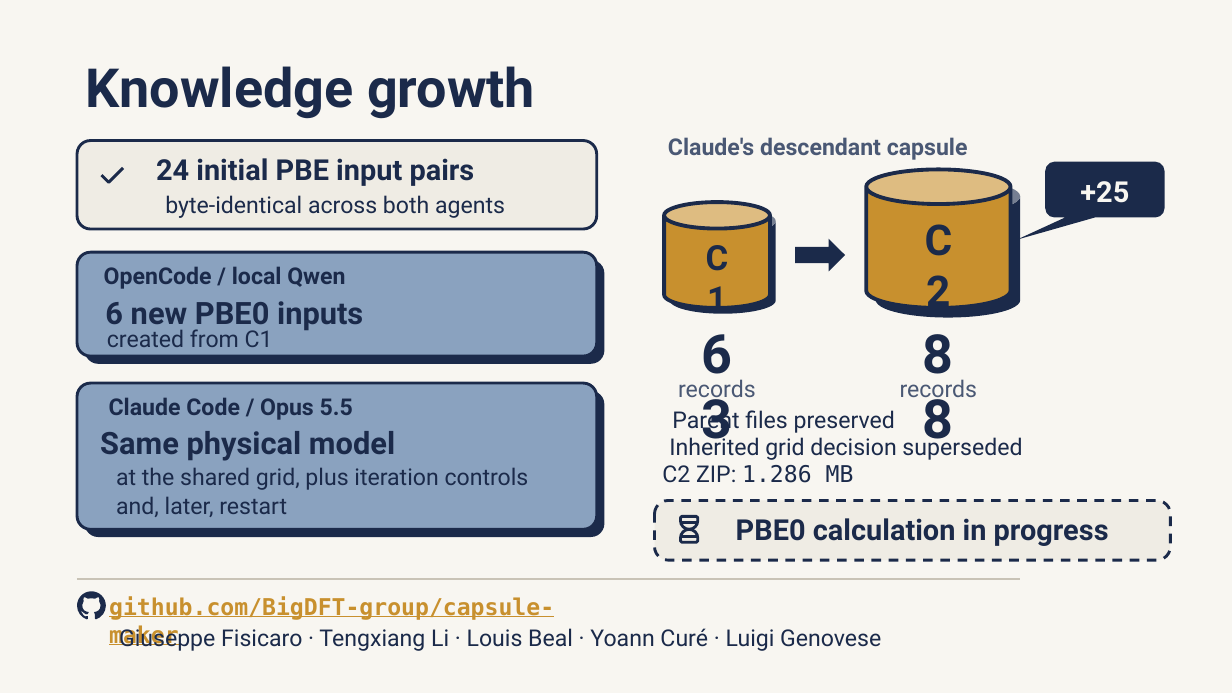
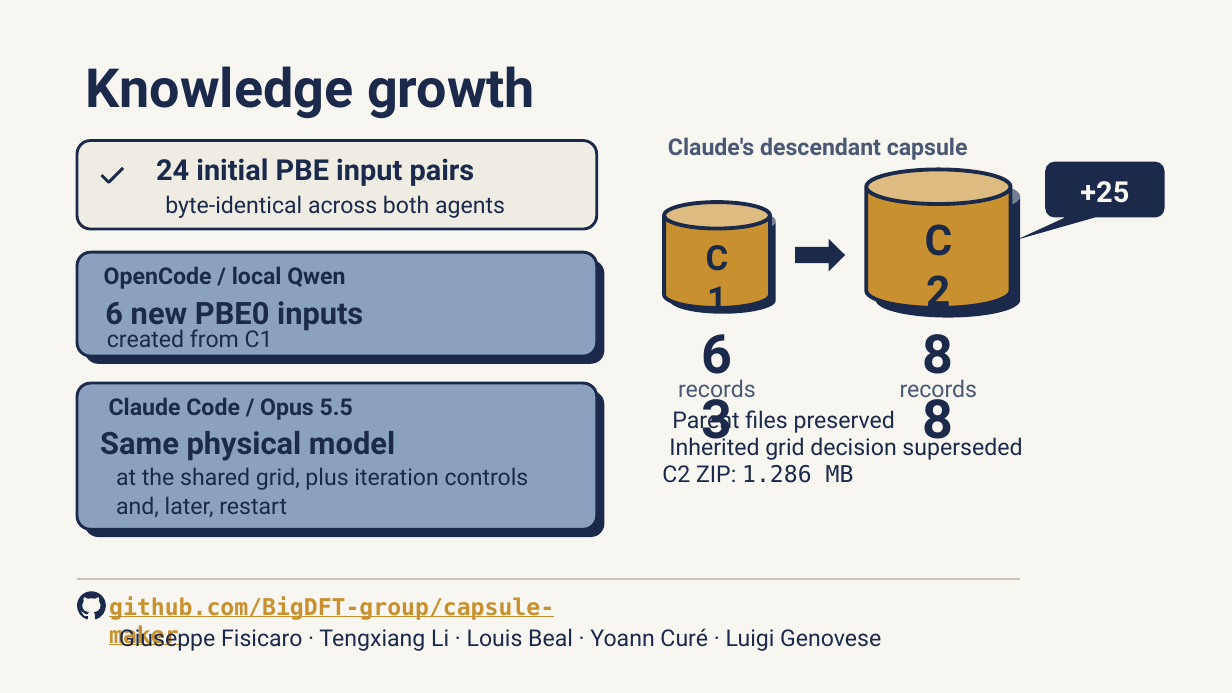
Before and after one commit to BigDFT-group/capsule-maker, a slide deck: slide 4 of Open-Scientific-Intelligence-Hackathon-2026/media/capsule_maker_video_20261022_223724.pptx. Drawn at 1232x693 pixels with LibreOffice and Linux fonts; fonts in the diff are those of the drawing. Boxes give left, top, right and bottom in pixels: in the first picture for what was removed or moved away, otherwise in the second. Text is boxed around its words. In the diff, an @@ line names an element or a change of style, - is before the commit and + after.

```diff
--- a/Open-Scientific-Intelligence-Hackathon-2026/media/capsule_maker_video_20261022_223724.pptx
+++ b/Open-Scientific-Intelligence-Hackathon-2026/media/capsule_maker_video_20261022_223724.pptx
@@ group removed at (654,501,1170,561): 4 freeform shapes, 1 rounded rectangle, 1 text @@
-PBE0 calculation in progress
```
Also in this commit, not shown: 1 other slide changed.
